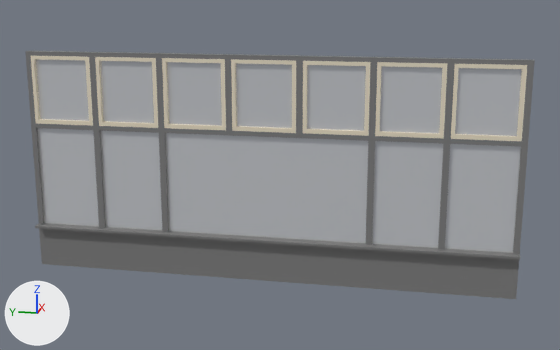
The Blender file Blender Models/BounceWall.blend: old version first, new version second.
One viewpoint serves both versions: a 50 mm lens placed at (-9.68, -2.12, 3.87), pointed at (-0.07, -0.2, 1.46). Arrows for +X, +Y and +Z are at lower left; the lights stay in place.

Names of what the first picture shows: 'BigWindow'.
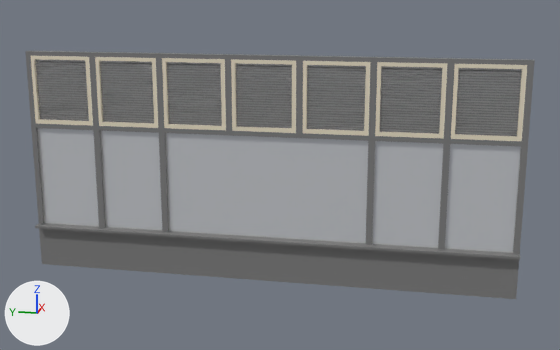
Pixel boxes (x1, y1, x2, y2) of what changed, in the pictures (560 x 350 px):
part 1 of me_plane, added
    after: (35, 59, 521, 136)

The change in detail:
me_plane is used by ob_bigwindow; location (0.0, 0.0, 0.0); rotation (0.0, 1.571, 0.0), in degrees (0, 90, 0); scale (1.5, 3.25, 1.0).
me_plane had 508 vertices, 571 faces and spanned x -2.0..0.0, y -1.0..1.0, z -0.2..0.0.
me_plane now has 1964 vertices, 1663 faces and spans x -2.0..0.0, y -1.0..1.0, z -0.2..0.0.
me_plane part 1: 1456 vertices added at x -1.94..-1.39, y -0.96..0.96, z -0.08..-0.03.
